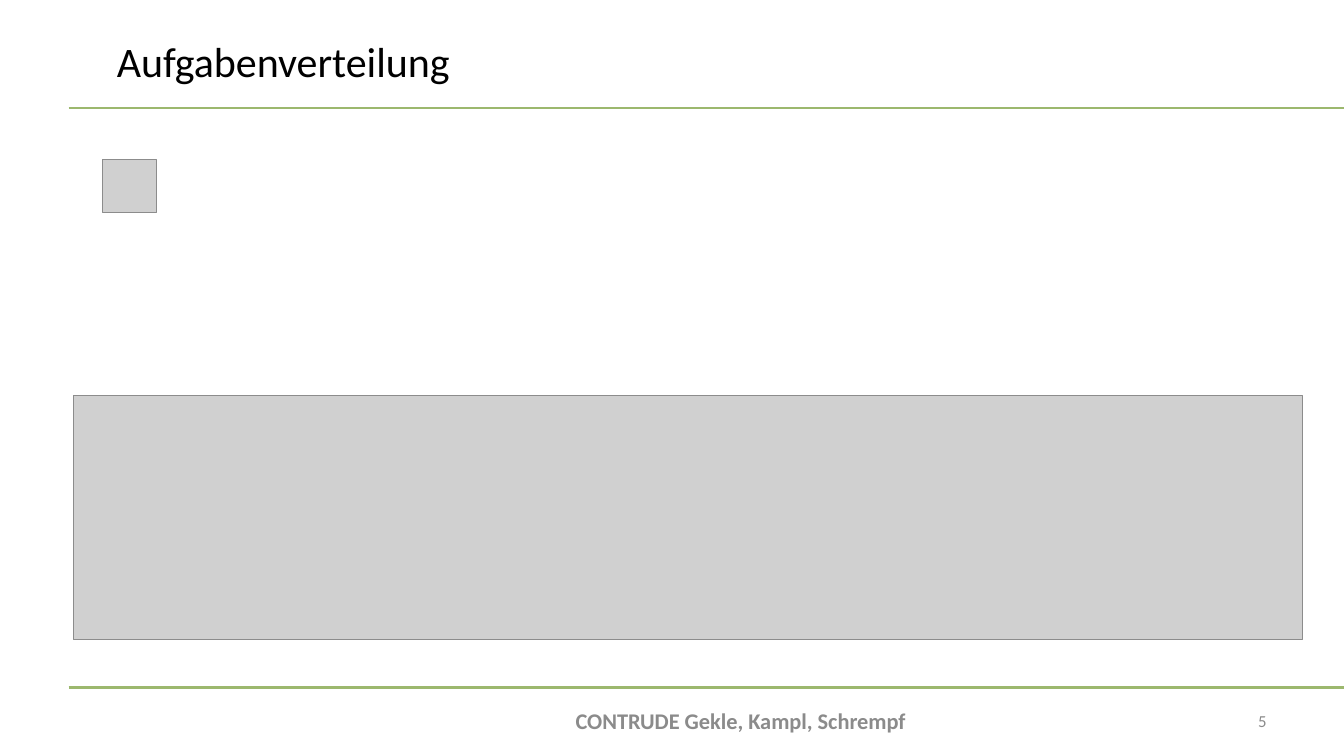
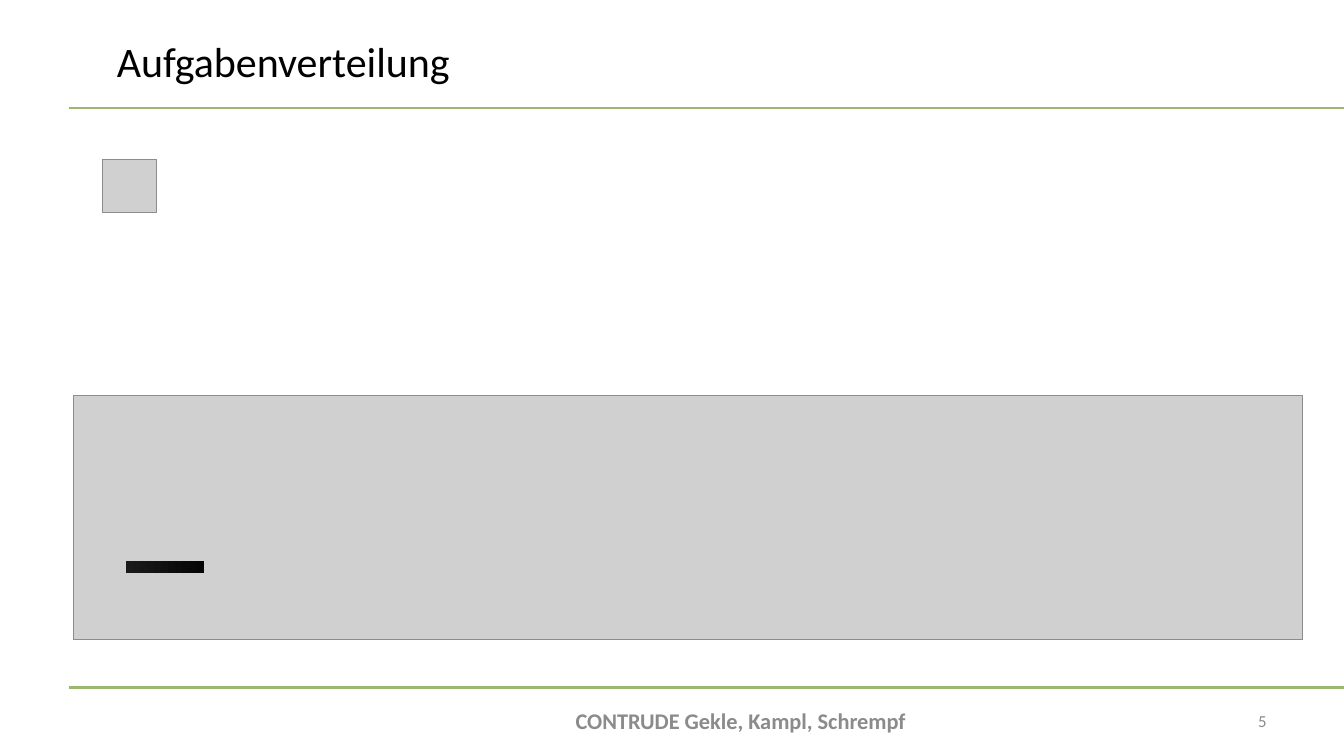
Before and after one commit to bitsneak/Contrude, a slide deck: slide 5 of Diplomarbeit/doc/Presentations/DA-Präsentation2024_Erstpräsentation.pptx. Drawn at 1344x756 pixels with LibreOffice and Linux fonts; fonts in the diff are those of the drawing; grey boxes stand for pictures; background and template pictures are left out. Boxes give left, top, right and bottom in pixels: in the first picture for what was removed or moved away, otherwise in the second. Text is boxed around its words. In the diff, an @@ line names an element or a change of style, - is before the commit and + after.

```diff
--- a/Diplomarbeit/doc/Presentations/DA-Präsentation2024_Erstpräsentation.pptx
+++ b/Diplomarbeit/doc/Presentations/DA-Präsentation2024_Erstpräsentation.pptx
@@ rectangle added at box(126, 561, 204, 573), fill gradient #1B1A1A to #050505 @@
```
Also in this commit, not shown: 8 other slides changed, 2 other files.
